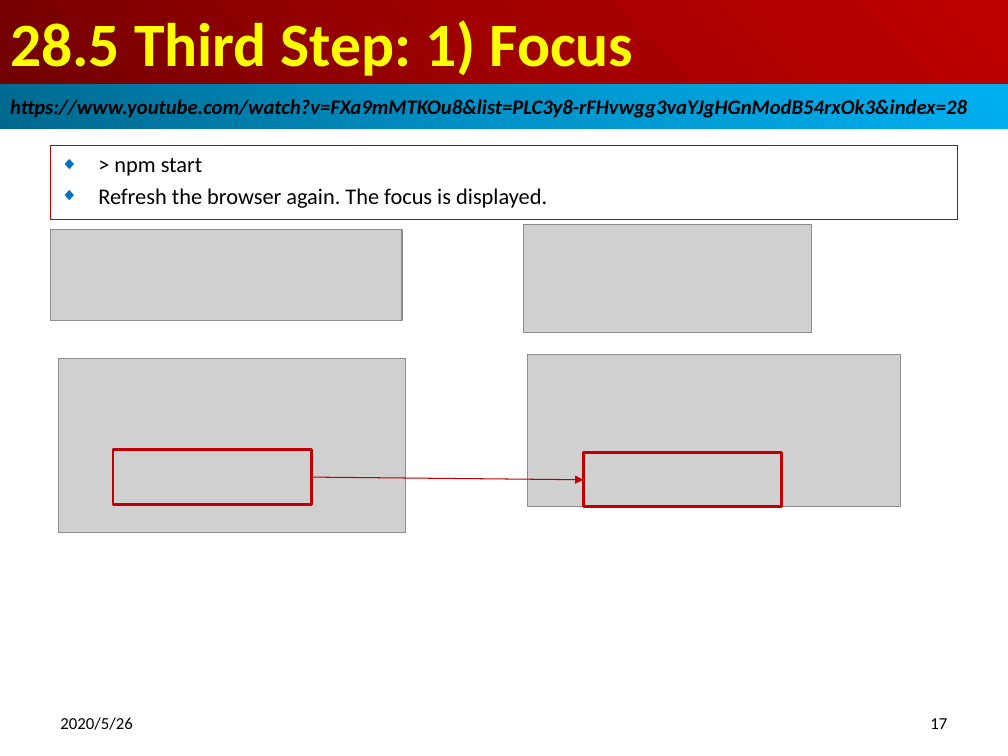
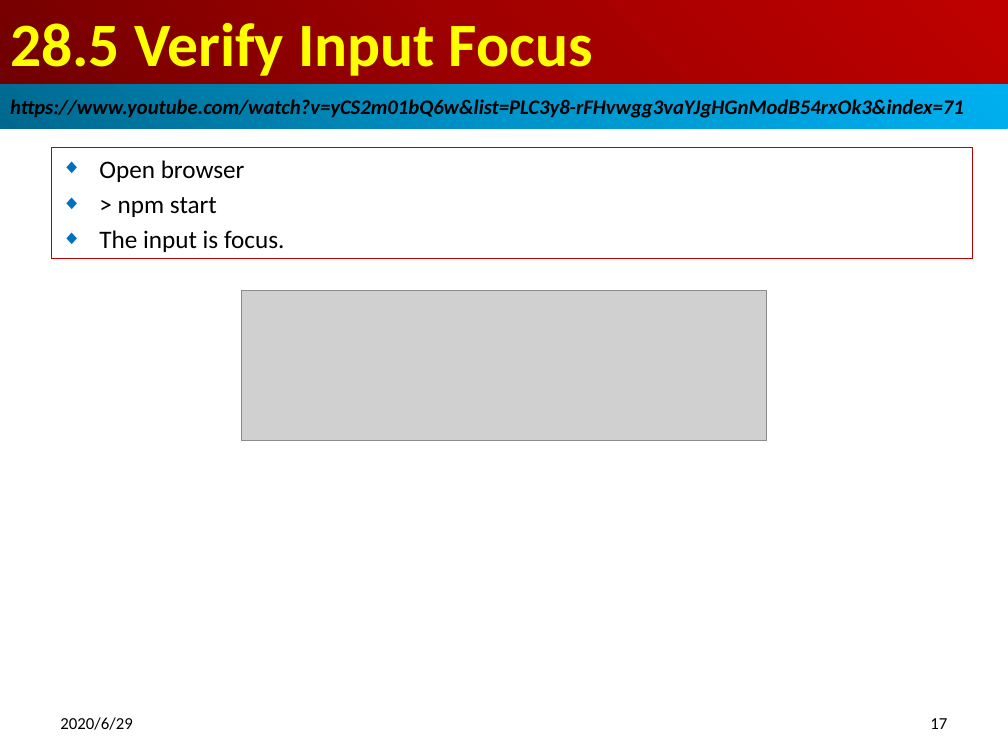
Before and after one commit to peterhchen/800-React-Hook, a slide deck: slide 17 of 28_Refs.pptx. Drawn at 1008x756 pixels with LibreOffice and Linux fonts; fonts in the diff are those of the drawing; grey boxes stand for pictures. Boxes give left, top, right and bottom in pixels: in the first picture for what was removed or moved away, otherwise in the second. Text is boxed around its words. In the diff, an @@ line names an element or a change of style, - is before the commit and + after.

```diff
--- a/28_Refs.pptx
+++ b/28_Refs.pptx
@@ title at (10, 22, 593, 76): text changed @@
-28.5 Third Step: 1) Focus
+28.5 Verify Input Focus
@@ text in rectangle at (10, 97, 964, 120): text changed @@
-https://www.youtube.com/watch?v=FXa9mMTKOu8&list=PLC3y8-rFHvwgg3vaYJgHGnModB54rxOk3&index=28
+https://www.youtube.com/watch?v=yCS2m01bQ6w&list=PLC3y8-rFHvwgg3vaYJgHGnModB54rxOk3&index=71
@@ subtitle "Open browser": place and size @@
-subtitle "Open browser" at (50, 145, 958, 219)
+subtitle "Open browser" at (51, 148, 972, 259)
@@ subtitle at (99, 160, 245, 182): paragraph added @@
+◆ Open browser
@@ subtitle at (118, 197, 217, 217): size 16 to 18 pt in "> npm start" @@
@@ picture removed at (50, 229, 402, 320) @@
@@ subtitle at (99, 230, 284, 252): text changed; size 16 to 18 pt @@
-◆ Refresh the browser again. The focus is displayed.
+◆ The input is focus.
@@ picture removed at (524, 225, 811, 333) @@
@@ picture added at (242, 290, 767, 440) @@
@@ picture removed at (58, 358, 405, 532) @@
@@ picture removed at (528, 354, 901, 506) @@
@@ rectangle removed at (113, 450, 311, 504) @@
@@ arrow removed from (311, 477) to (584, 480) @@
@@ rectangle removed at (584, 453, 782, 507) @@
@@ text at (60, 717, 132, 730): text changed @@
-2020/5/26
+2020/6/29
```
Also in this commit, not shown: 15 other slides changed, 5 slides added, 6 slides removed.
